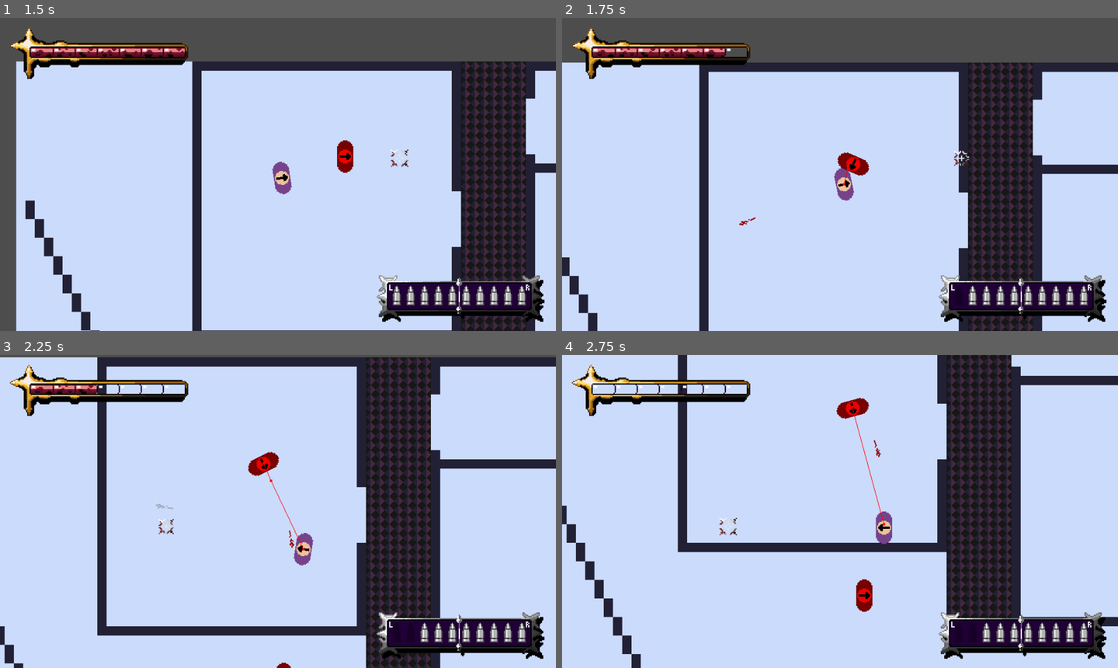
Above: before the commit, frames 1-4 (two rows, left to right).
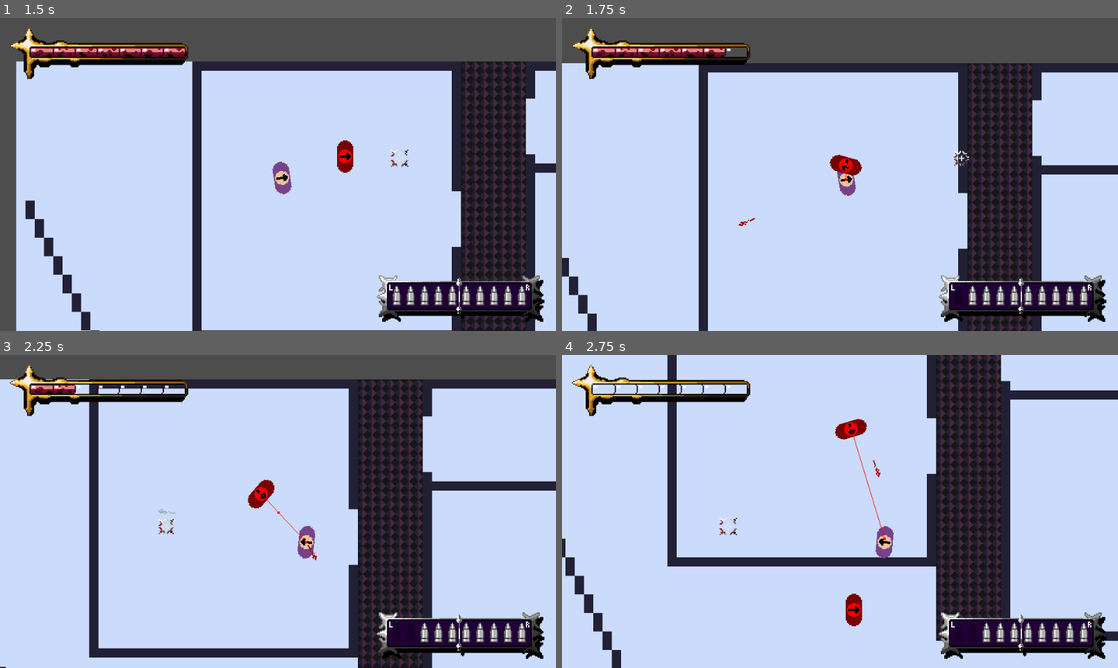
Above: after the commit, the same moments.

Repository: callumrann/gmtk-jam
Game: Godot game, scene res://scenes/main.tscn
Two runs of this game, one before a commit and one after it. Both use one fixed random seed, a clock stepped at 60 frames per second and the inputs below. Sound files missing from this copy of the repository are replaced by a short silence.
Inputs (mouse positions are in pixels of both pictures, inside the frame that each line leads up to):
- Up to frame 1 (1.5 s): click "Continue" at 0.5 s; move the mouse to (400, 158) at 1.27 s; hold D (move_right) from 1.28 s (still down); tap E (interact) at 1.35 s
- Up to frame 2 (1.75 s): keep holding D (move_right); click (962, 158) at 1.55 s
- Up to frame 3 (2.25 s): move the mouse to (166, 527) at 2.02 s; release D (move_right) at 2.03 s; hold S (move_down) from 2.03 s (still down); click (166, 527) at 2.1 s
- Up to frame 4 (2.75 s): keep holding S (move_down); right-click (728, 527) at 2.3 s

Frame 1 is identical in both runs. In frame 2, 2.8% of the frame differs, in the area x 0-100%, y 14-100%; in frame 3, 25%, in the area x 0-100%, y 0-100%; in frame 4, 18%.

Commit message:
fix: actually give player more bullets to shoot when picking up bullets from body (was just ui), defer child add, make player and enemy no longer collide

Diff:
--- a/scenes/levels/level1.tscn
+++ b/scenes/levels/level1.tscn
@@ -25,11 +25,6 @@
 [node name="Level1" type="Node2D" unique_id=1431471405]
 script = ExtResource("1_bfxgj")
 
-[node name="Label" type="Label" parent="." unique_id=707268653]
-offset_right = 54.0
-offset_bottom = 23.0
-text = "Level 1"
-
 [node name="TileMapLayers" type="NavigationRegion2D" parent="." unique_id=732312695]
 navigation_polygon = SubResource("NavigationPolygon_tebl0")
 
--- a/scenes/things/enemy.tscn
+++ b/scenes/things/enemy.tscn
@@ -26,7 +26,7 @@
 points = PackedVector2Array(0, 0, 600, 200, 600, -200)
 
 [node name="Enemy" type="CharacterBody2D" unique_id=251549957]
-collision_layer = 9
+collision_layer = 72
 script = ExtResource("1_taauc")
 
 [node name="WallCollider" type="CollisionShape2D" parent="." unique_id=1265118677]
--- a/scenes/things/player.tscn
+++ b/scenes/things/player.tscn
@@ -26,6 +26,7 @@
 radius = 150.0
 
 [node name="Player" type="CharacterBody2D" unique_id=251549957]
+collision_layer = 16
 script = ExtResource("1_ebmdi")
 
 [node name="WallCollider" type="CollisionShape2D" parent="." unique_id=1265118677]
--- a/scripts/autoloads/level_manager.gd
+++ b/scripts/autoloads/level_manager.gd
@@ -7,8 +7,11 @@
 func spawn_bullet(bullet: Node2D) -> void:
 	levelsLoader.spawned_level.get_node("BulletContainer").add_child(bullet)
 
-func update_bullet_ui(side_shot: String = "N/A", bullets_gained: int = 0) -> void:
-	levelsLoader.update_bullet_ui(side_shot, bullets_gained)
+func update_bullet_count(count: int) -> void:
+	levelsLoader.update_bullet_count(count)
+
+func update_bullet_ui(side_shot: String = "N/A", left_bullets: int = 0, right_bullets: int = 0) -> void:
+	levelsLoader.update_bullet_ui(side_shot, left_bullets, right_bullets)
 
 func reduce_player_health() -> void:
 	levelsLoader.reduce_player_health()
--- a/scripts/levels/level_class.gd
+++ b/scripts/levels/level_class.gd
@@ -1,4 +1,9 @@
 extends Node2D
+
+@onready var player: CharacterBody2D = $"Player"
 
 func _ready() -> void:
 	LevelManager.reset_hud()
+
+func give_player_bullets(count: int) -> void:
+	player.add_bullets(count)
--- a/scripts/levels/levels_loader.gd
+++ b/scripts/levels/levels_loader.gd
@@ -73,12 +73,15 @@
 '''
 @onready var hud: CanvasLayer = $"UI/HUD"
 
-func update_bullet_ui(side_shot: String = "N/A", bullets_gained: int = 0) -> void:
+func update_bullet_count(count: int) -> void:
+	spawned_level.give_player_bullets(count)
+
+func update_bullet_ui(side_shot: String = "N/A", left_bullets: int = 0, right_bullets: int = 0) -> void:
 	if side_shot != "N/A":
 		hud.consume_bullet(side_shot)
 
-	if bullets_gained > 0:
-		hud.add_bullets(bullets_gained)
+	if (left_bullets + right_bullets) > 0:
+		hud.add_bullets(left_bullets, right_bullets)
 
 func reduce_player_health() -> void:
 	hud.reduce_health()
--- a/scripts/menus/hud.gd
+++ b/scripts/menus/hud.gd
@@ -30,14 +30,9 @@
 				right_bullets -= 1
 				break
 
-func add_bullets(count: int) -> void:
-	while count > 0 and (left_bullets < k_max_ammo or right_bullets < k_max_ammo):
-		if right_bullets < left_bullets:
-			right_bullets += 1
-			count -= 1
-		else:
-			left_bullets += 1
-			count -= 1
+func add_bullets(left: int, right: int) -> void:
+	left_bullets = left
+	right_bullets = right
 
 	for i in range(left_bullets):
 		var bullet: TextureRect = bulletsContainer.get_child(k_max_ammo - 1 - i)
--- a/scripts/things/dead_enemy.gd
+++ b/scripts/things/dead_enemy.gd
@@ -1,14 +1,16 @@
 extends Area2D
 
 var bullet_count: int
+var bullets_collected: bool = false
 
 func _process(delta: float) -> void:
 	var overlapping_areas = get_overlapping_areas()
-	if overlapping_areas and Input.is_action_just_pressed("interact"):
-		LevelManager.update_bullet_ui("N/A", bullet_count)
+	if !bullets_collected and overlapping_areas and Input.is_action_just_pressed("interact"):
+		LevelManager.update_bullet_count(bullet_count)
+		bullets_collected = true
 
 func set_bullet_count(count: int) -> void:
-	bullet_count = 20
+	bullet_count = count
 
 func _on_area_entered(area: Area2D) -> void:
 	# apply glow effect
--- a/scripts/things/enemy.gd
+++ b/scripts/things/enemy.gd
@@ -110,5 +110,5 @@
 		dead_body.rotation = rotation
 		dead_body.set_bullet_count(k_starting_health)
 
-		get_parent().add_child(dead_body)
+		get_parent().call_deferred("add_child", dead_body)
 		queue_free()
--- a/scripts/things/player.gd
+++ b/scripts/things/player.gd
@@ -9,9 +9,9 @@
 @onready var bullet_spawn_right: Marker2D = $"BulletSpawnerRight"
 const k_bullet_scene: PackedScene = preload("res://scenes/things/player_bullet.tscn")
 
-const k_starting_bullets = 5
-var left_bullets: int = k_starting_bullets
-var right_bullets: int = k_starting_bullets
+const k_max_ammo = 5
+var left_bullets: int = k_max_ammo
+var right_bullets: int = k_max_ammo
 
 const k_bullet_cooldown: float = 0.3
 var bullet_cooldown_remaining: float = 0.0
@@ -73,6 +73,17 @@
 	velocity = movement_vector * k_move_speed
 	move_and_slide()
 
+func add_bullets(count: int) -> void:
+	while count > 0 and (left_bullets < k_max_ammo or right_bullets < k_max_ammo):
+		if right_bullets < left_bullets:
+			right_bullets += 1
+			count -= 1
+		else:
+			left_bullets += 1
+			count -= 1
+	print("check")
+	LevelManager.update_bullet_ui("N/A", left_bullets, right_bullets)
+
 func _on_hurtbox_area_entered(area: Area2D) -> void:
 	health -= 1
 	LevelManager.reduce_player_health()
